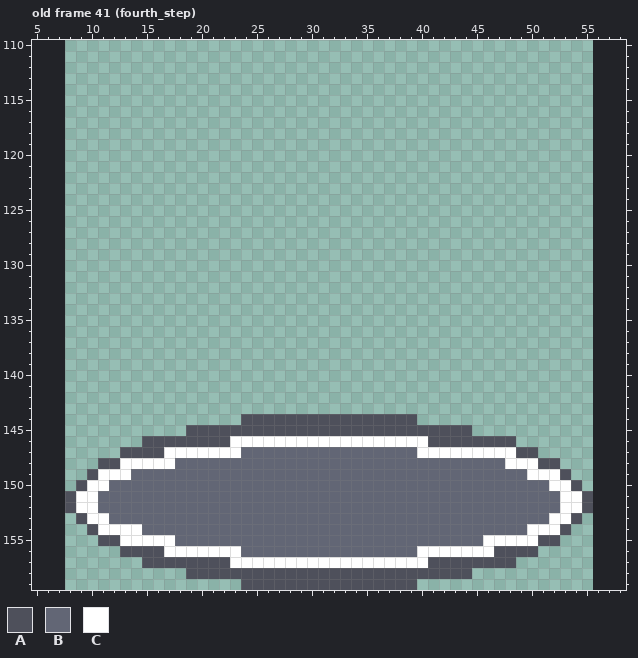
Two states of a pixel-art file, aseprite/point.aseprite. This is how it looked before the edit.
48x160 pixels, 41 frames. Colours within 5 levels of each other are drawn and written as one. Shown: old frame 41 (fourth_step): x 5..58, y 110..159. The old version is drawn lined up with the new one, on the new canvas. The commit also changed other frames, which this record leaves out.
Visible layers, top first: "third_step", "second_step", "light_ball", "point".
Palette (. is transparent): A #4e505b  B #626675  C #ffffff
Pixels before, old frame 41 (fourth_step) (only the part around the change), first column x 5:
144 ...................AAAAAAAAAAAAAAAA...................
145 ..............AAAAAAAAAAAAAAAAAAAAAAAAAA..............
146 ..........AAAAAAAACCCCCCCCCCCCCCCCCCAAAAAAAA..........
147 ........AAAACCCCCCCBBBBBBBBBBBBBBBBCCCCCCCCCAA........
148 ......AACCCCCBBBBBBBBBBBBBBBBBBBBBBBBBBBBBBCCCAA......
149 .....ACCCBBBBBBBBBBBBBBBBBBBBBBBBBBBBBBBBBBBBCCCA.....
150 ....ACCBBBBBBBBBBBBBBBBBBBBBBBBBBBBBBBBBBBBBBBBCCA....
151 ...ACCBBBBBBBBBBBBBBBBBBBBBBBBBBBBBBBBBBBBBBBBBBCCA...
152 ...ACCBBBBBBBBBBBBBBBBBBBBBBBBBBBBBBBBBBBBBBBBBBCCA...
153 ....ACCBBBBBBBBBBBBBBBBBBBBBBBBBBBBBBBBBBBBBBBBCCA....
154 .....ACCCCBBBBBBBBBBBBBBBBBBBBBBBBBBBBBBBBBBBCCCA.....
155 ......AACCCCCBBBBBBBBBBBBBBBBBBBBBBBBBBBBCCCCCAA......
156 ........AAAACCCCCCCBBBBBBBBBBBBBBBBCCCCCCCAAAA........
157 ..........AAAAAAAACCCCCCCCCCCCCCCCCCAAAAAAAA..........
158 ..............AAAAAAAAAAAAAAAAAAAAAAAAAA..............
159 ...................AAAAAAAAAAAAAAAA...................
And afterwards:
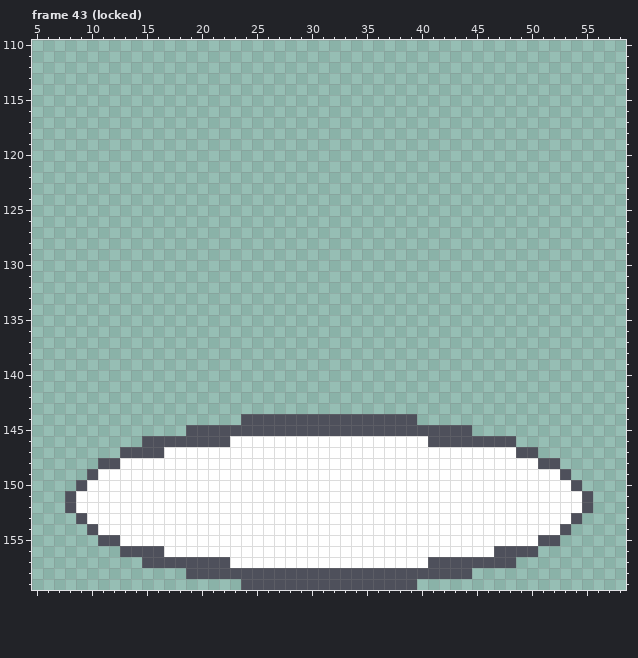
A new or re-ordered frame is compared with the old frame closest to it.
Commit: add validated / locked process
The edit:
canvas 48x160 -> 64x160, the old top-left corner now at 8,0
frames 41 -> 50
Frame 43 (locked) is new; against old frame 41 (fourth_step):
y 147: x 24..39 BBBBBBBBBBBBBBBB -> CCCCCCCCCCCCCCCC
y 148: x 18..47 BBBBBBBBBBBBBBBBBBBBBBBBBBBBBB -> CCCCCCCCCCCCCCCCCCCCCCCCCCCCCC
y 149: x 14..49 BBBBBBBBBBBBBBBBBBBBBBBBBBBBBBBBBBBB -> CCCCCCCCCCCCCCCCCCCCCCCCCCCCCCCCCCCC
y 150: x 12..51 BBBBBBBBBBBBBBBBBBBBBBBBBBBBBBBBBBBBBBBB -> CCCCCCCCCCCCCCCCCCCCCCCCCCCCCCCCCCCCCCCC
y 151..152: x 11..52 BBBBBBBBBBBBBBBBBBBBBBBBBBBBBBBBBBBBBBBBBB -> CCCCCCCCCCCCCCCCCCCCCCCCCCCCCCCCCCCCCCCCCC
y 153: x 12..51 BBBBBBBBBBBBBBBBBBBBBBBBBBBBBBBBBBBBBBBB -> CCCCCCCCCCCCCCCCCCCCCCCCCCCCCCCCCCCCCCCC
y 154: x 15..49 BBBBBBBBBBBBBBBBBBBBBBBBBBBBBBBBBBB -> CCCCCCCCCCCCCCCCCCCCCCCCCCCCCCCCCCC
y 155: x 18..45 BBBBBBBBBBBBBBBBBBBBBBBBBBBB -> CCCCCCCCCCCCCCCCCCCCCCCCCCCC
y 156: x 24..39 BBBBBBBBBBBBBBBB -> CCCCCCCCCCCCCCCC
Changed places in both pictures, as pixel boxes (x1, y1, x2, y2):
changed: (98, 447, 560, 557)
